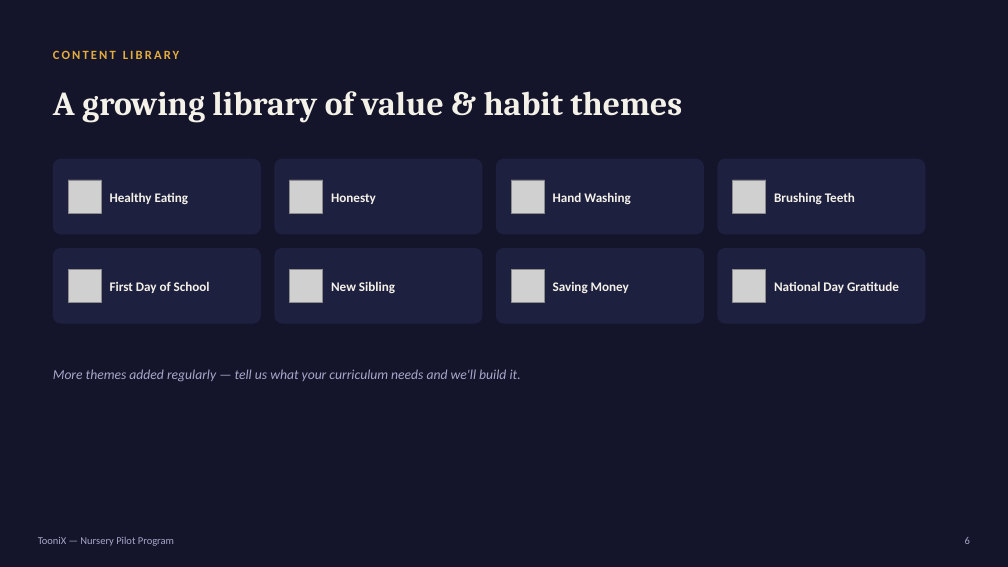
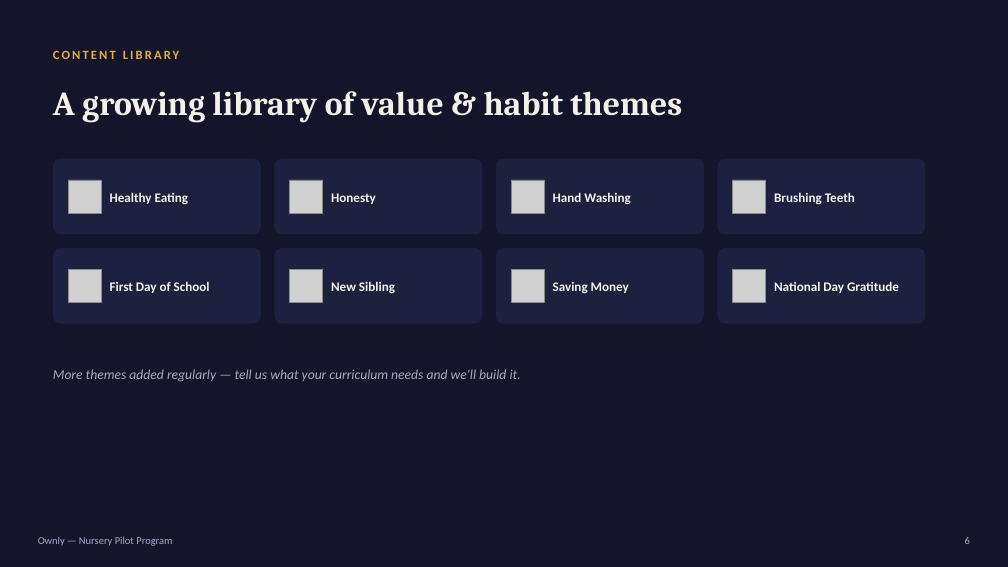
Before and after one commit to PATRIX-Technology/PATRIX-Technology, a slide deck: slide 6 of docs/en/sales/nursery-pitch-deck.pptx. Drawn at 1008x567 pixels with LibreOffice and Linux fonts; fonts in the diff are those of the drawing; grey boxes stand for pictures. Boxes give left, top, right and bottom in pixels: in the first picture for what was removed or moved away, otherwise in the second. Text is boxed around its words. In the diff, an @@ line names an element or a change of style, - is before the commit and + after.

```diff
--- a/docs/en/sales/nursery-pitch-deck.pptx
+++ b/docs/en/sales/nursery-pitch-deck.pptx
@@ text at box(38, 537, 172, 546): text changed @@
-TooniX — Nursery Pilot Program
+Ownly — Nursery Pilot Program
```
Also in this commit, not shown: 6 other slides changed, 37 other files.
